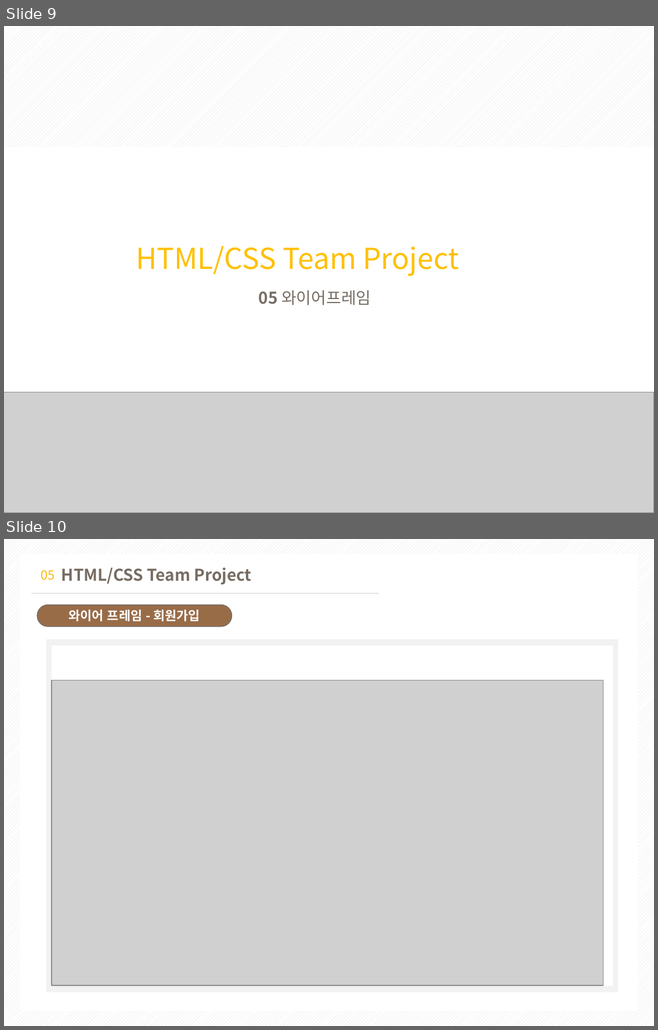
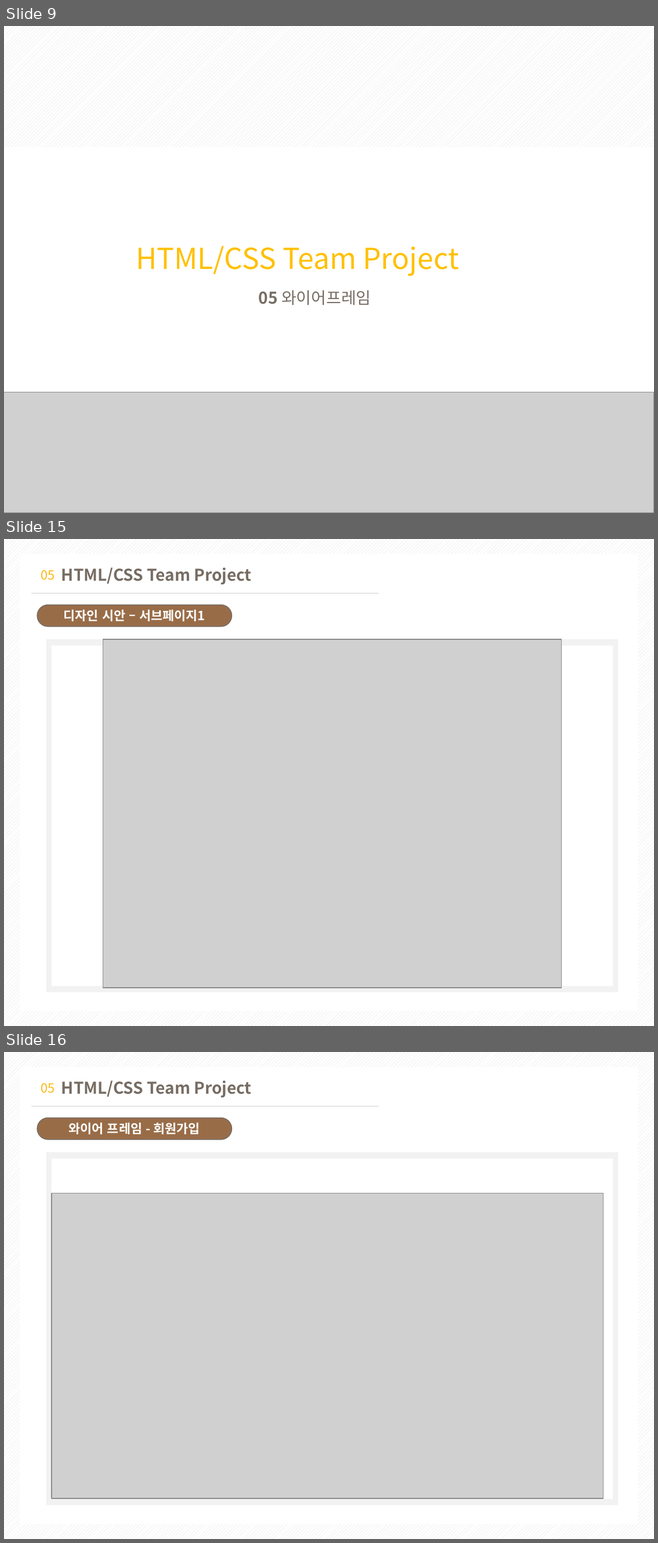
Before and after one commit to jeseung2/teamproject, a slide deck: pjt/teamPjt.pptx. Shown one above the other, each under a label of ours: slides 9 and 10 before the commit, slides 9, 15 and 16 after it; the slides between them are not shown. The pictures are 658x1030 and 658x1543 pixels, drawn with LibreOffice and Linux fonts; fonts in the diff are those of the drawing; grey boxes stand for pictures. Boxes give left, top, right and bottom in pixels: in the first picture for what was removed or moved away, otherwise in the second. Text is boxed around its words. In the diff, an @@ line names an element or a change of style, - is before the commit and + after.

```diff
--- a/pjt/teamPjt.pptx
+++ b/pjt/teamPjt.pptx
@@ slide 15 added at <box>4,539,654,1026</box>, background pattern #D9D9D9 on #FFFFFF; not listed: 2 template elements that a slide beside it also shows @@
@@ text added at <box>41,570,55,580</box>, 14 pt, text gradient #FBB915 to #FDB814 @@
+05
@@ text added at <box>61,567,252,585</box>, 18 pt, text #766C62, bold @@
+HTML/CSS Team Project
@@ rounded rectangle added at <box>37,605,231,626</box>, fill #996C48, outline #766C62 1 pt, 14 pt, text #FFFFFF, bold @@
+디자인 시안 – 서브페이지1
@@ rectangle added at <box>46,640,618,993</box>, fill #F2F2F2 @@
@@ picture added at <box>103,640,561,988</box> @@
@@ rectangle added at <box>52,646,612,986</box>, fill #FFFFFF @@
@@ what was slide 10 is now slide 16 @@
```
Also in this commit, not shown: 5 other slides added, 11 other files.
